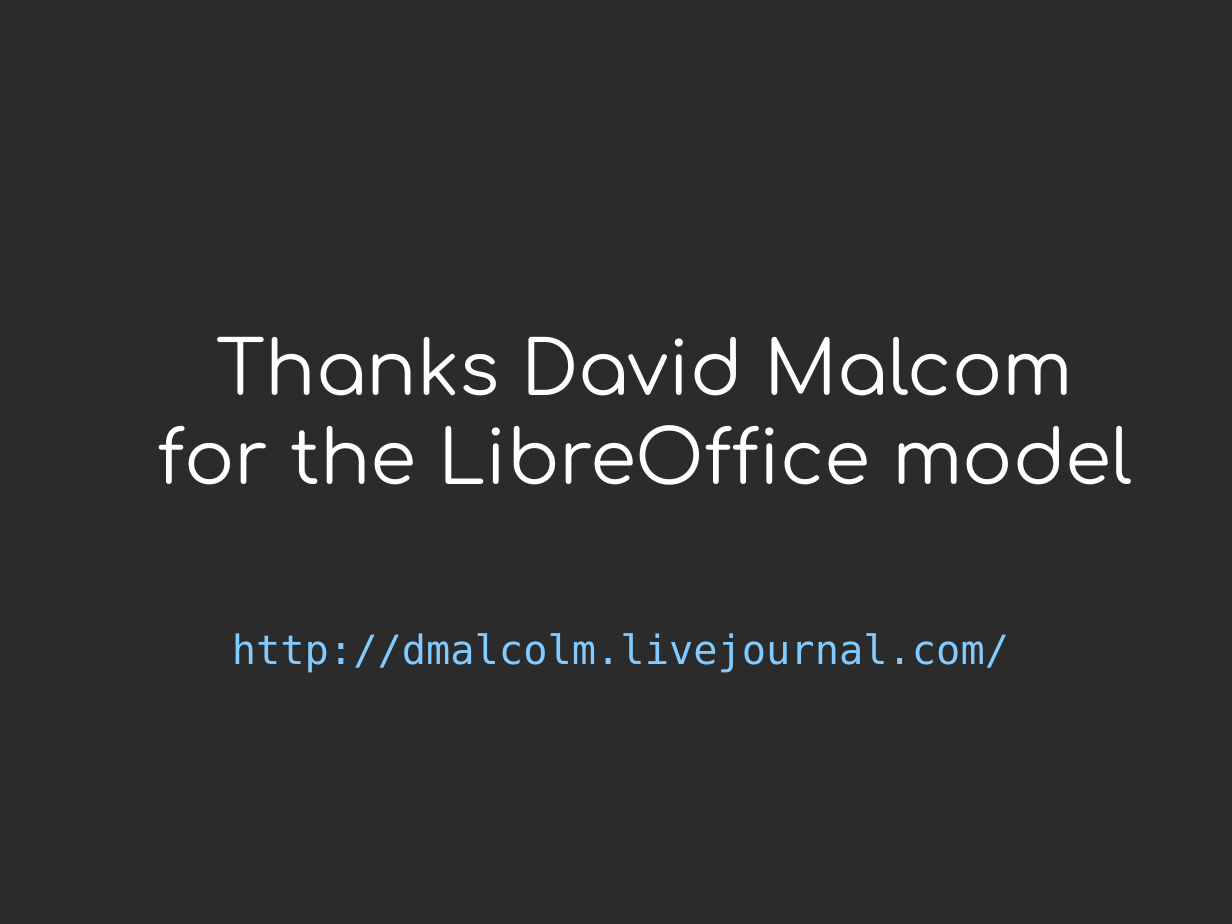
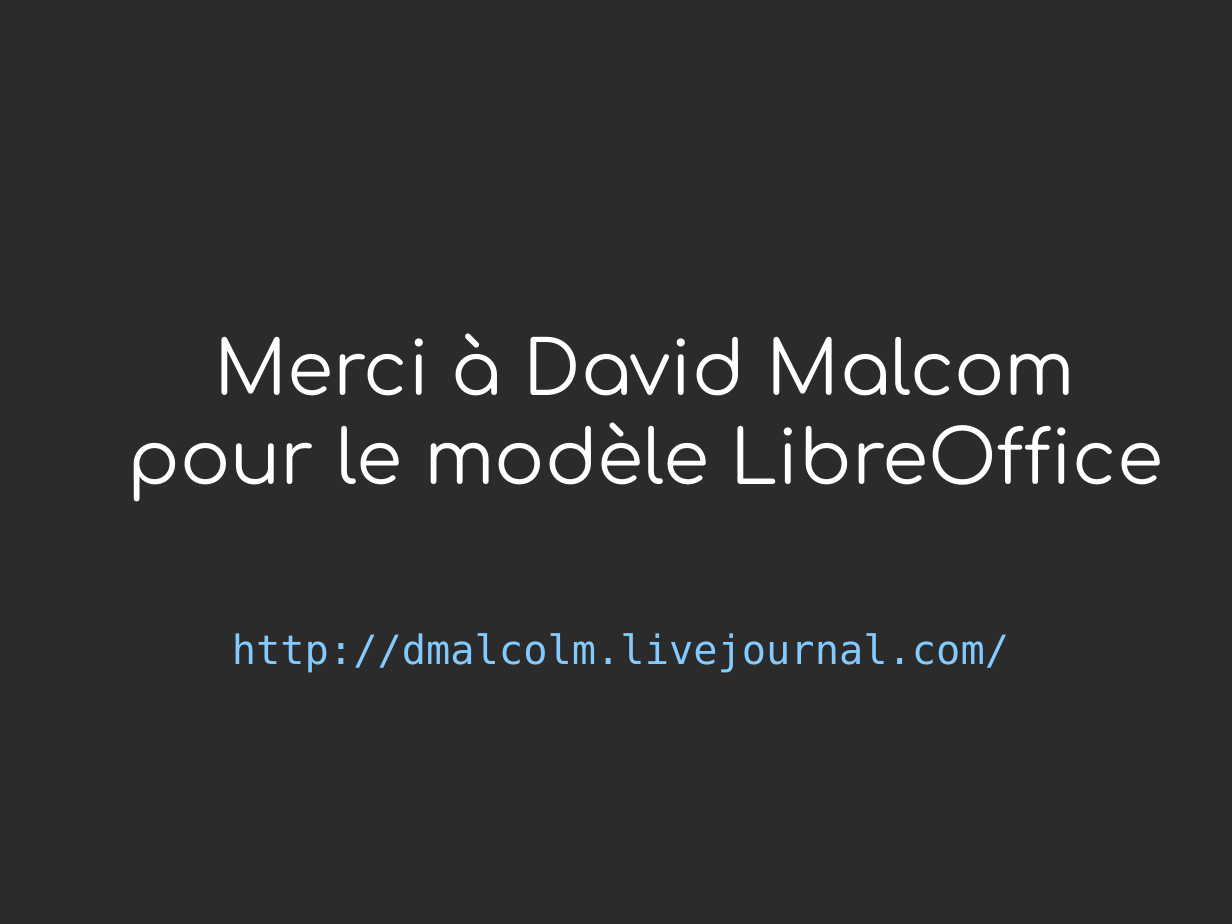
Before and after one commit to vstinner/talks, a slide deck: slide 53 of 2014-Pycon-Lyon/asyncio.odp (slide 39 before the commit). Drawn at 1232x924 pixels with LibreOffice and Linux fonts; fonts in the diff are those of the drawing; background and template pictures are left out; a plain dark background stands for a picture behind light text. Boxes give left, top, right and bottom in pixels: in the first picture for what was removed or moved away, otherwise in the second. Text is boxed around its words. In the diff, an @@ line names an element or a change of style, - is before the commit and + after.

```diff
--- a/2014-Pycon-Lyon/asyncio.odp
+++ b/2014-Pycon-Lyon/asyncio.odp
@@ title at (x1=127, y1=333, x2=1163, y2=502): text changed @@
-Thanks David Malcom
-for the LibreOffice model
+Merci à David Malcom
+pour le modèle LibreOffice
```
Also in this commit, not shown: 13 other slides changed, 32 slides added, 18 slides removed, 11 other files.
